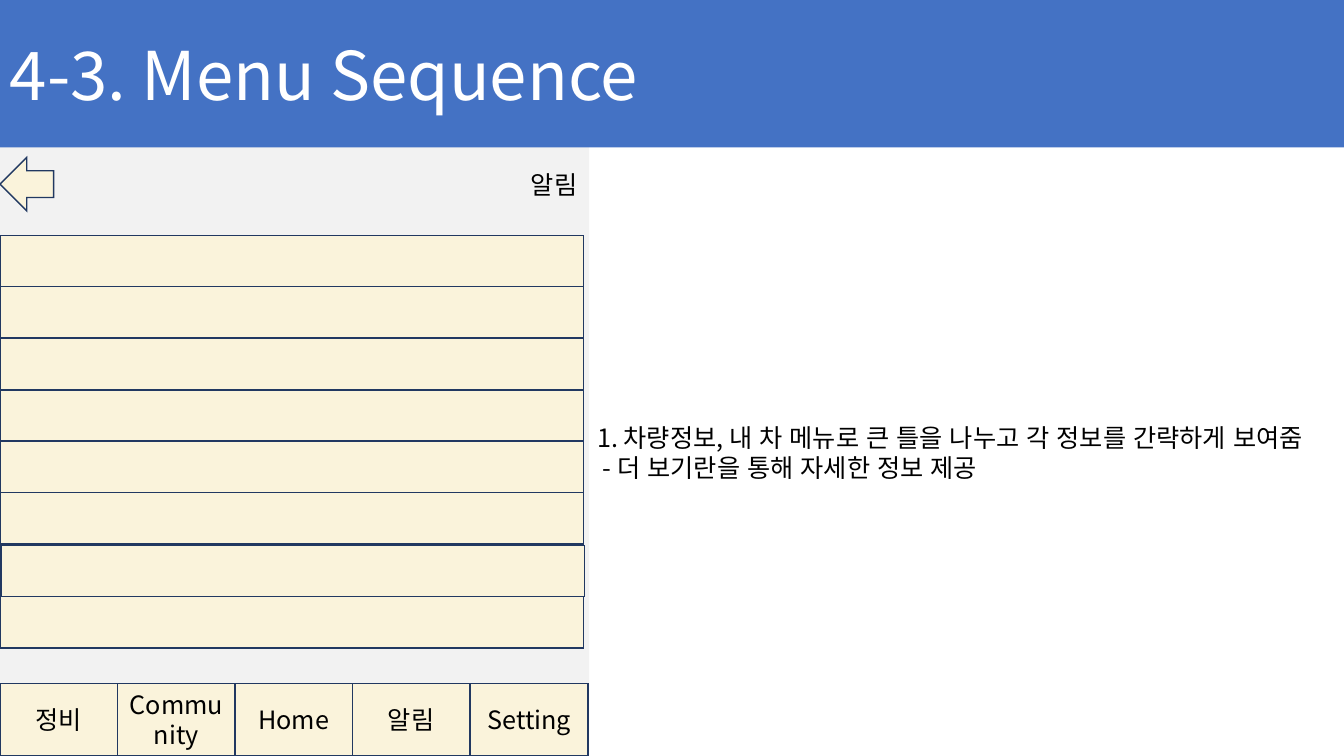
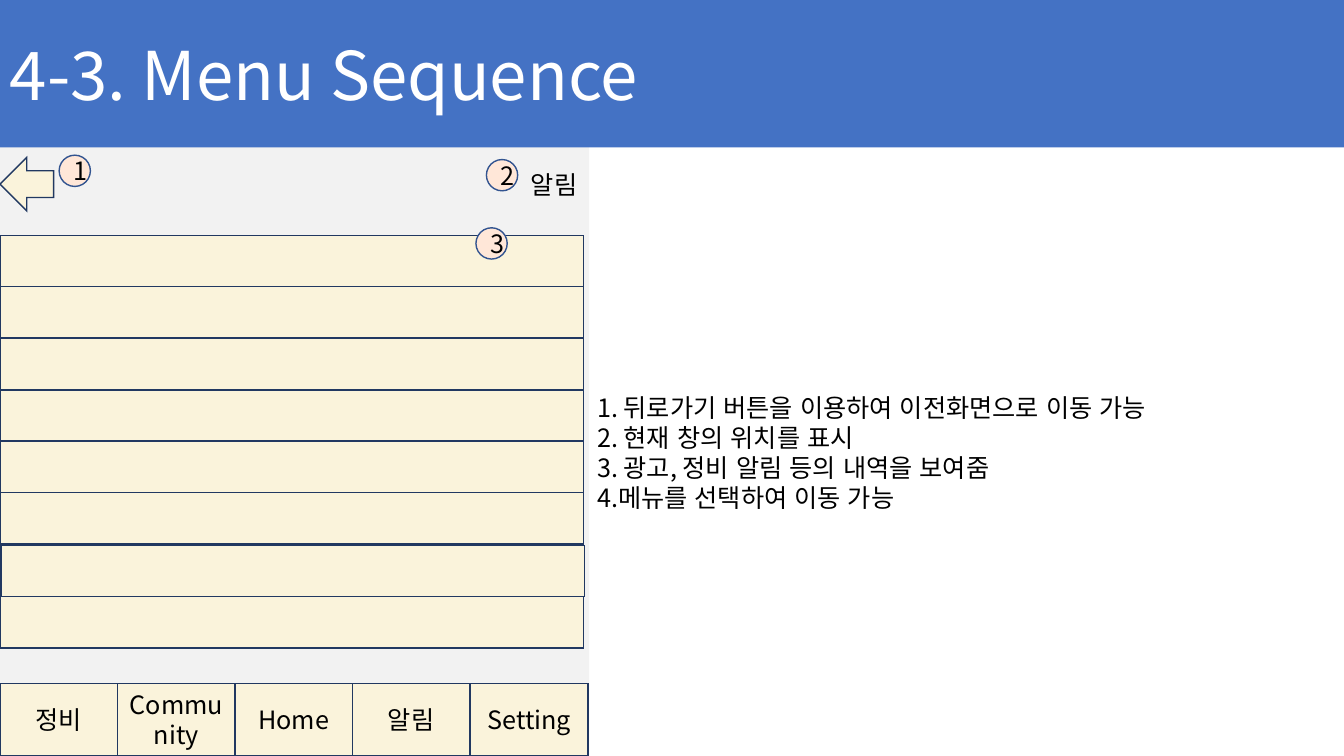
Before and after one commit to ChaeSung-Lee/DJ_InternShip, a slide deck: slide 72 of 2021_Summer/jp.hong/Project_BnC_jph.pptx (slide 70 before the commit). Drawn at 1344x756 pixels with LibreOffice and Linux fonts; fonts in the diff are those of the drawing. Boxes give left, top, right and bottom in pixels: in the first picture for what was removed or moved away, otherwise in the second. Text is boxed around its words. In the diff, an @@ line names an element or a change of style, - is before the commit and + after.

```diff
--- a/2021_Summer/jp.hong/Project_BnC_jph.pptx
+++ b/2021_Summer/jp.hong/Project_BnC_jph.pptx
@@ ellipse added at [59,155,91,187], fill #FFE7D8, outline #325491 1 pt, 18 pt, text #000000 @@
+1
@@ ellipse added at [487,159,518,191], fill #FFE7D8, outline #325491 1 pt, 18 pt, text #000000 @@
+2
@@ ellipse added at [476,228,507,259], fill #FFE7D8, outline #325491 1 pt, 18 pt, text #000000 @@
+3
@@ text at [597,396,1146,509]: text changed @@
-1. 차량정보, 내 차 메뉴로 큰 틀을 나누고 각 정보를 간략하게 보여줌
-- 더 보기란을 통해 자세한 정보 제공
+1. 뒤로가기 버튼을 이용하여 이전화면으로 이동 가능
+2. 현재 창의 위치를 표시
+3. 광고, 정비 알림 등의 내역을 보여줌
+4.메뉴를 선택하여 이동 가능
```
Also in this commit, not shown: 9 other slides changed, 2 slides added.
